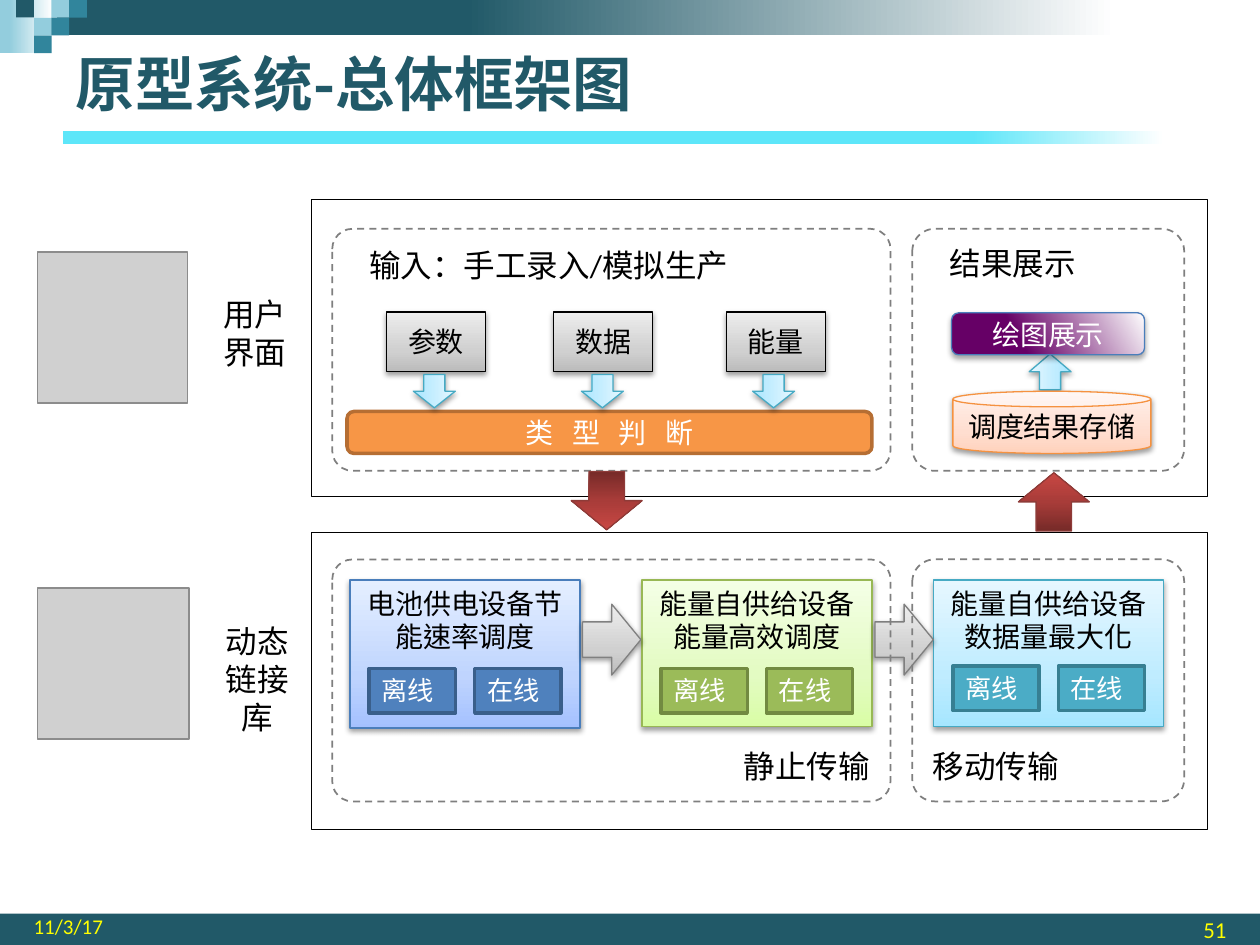
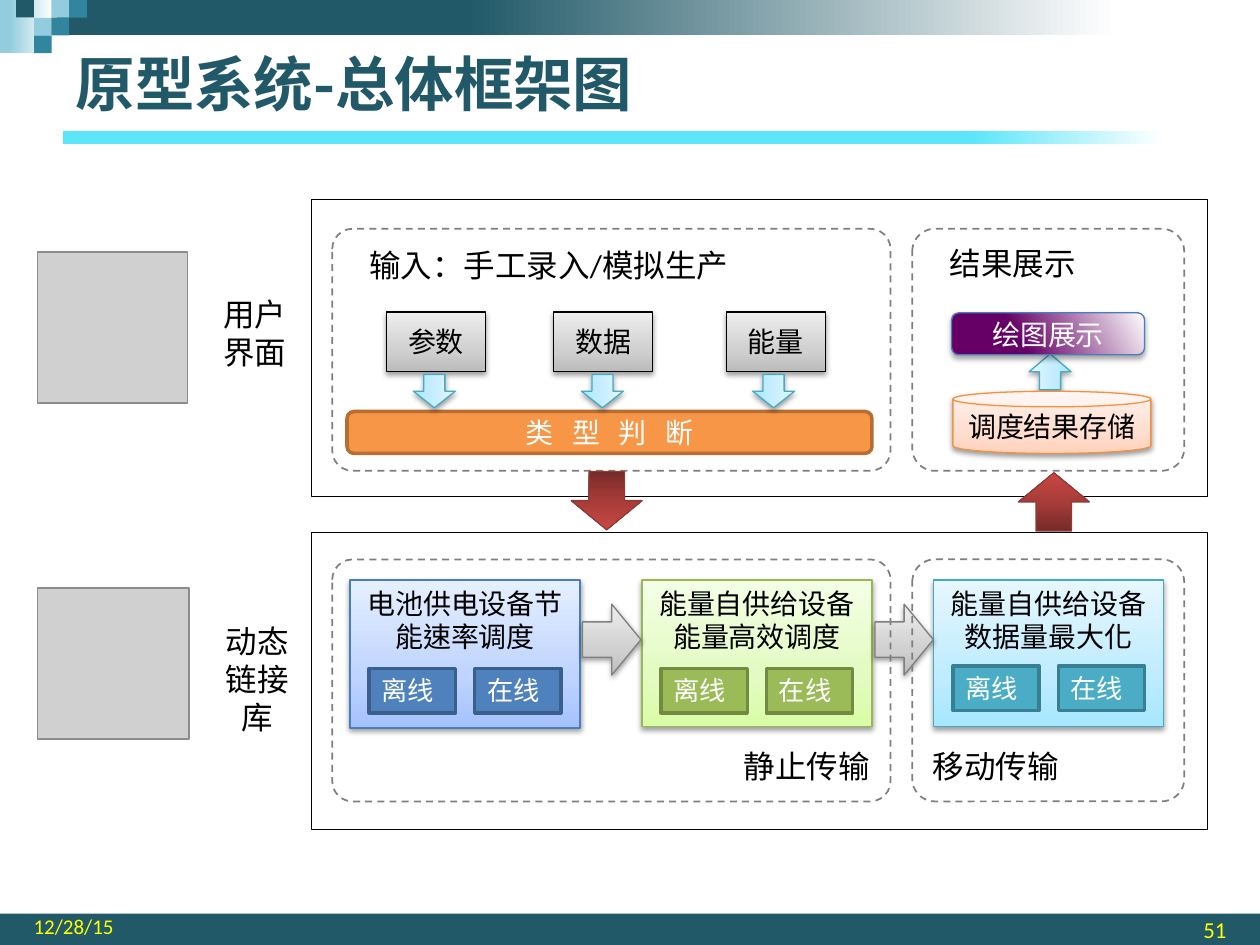
Before and after one commit to SEU-NetSI/fengshan.seu-netsi.net, a slide deck: slide 51 of papers/Dissertation_Slides_2015_FengShan.pptx. Drawn at 1260x945 pixels with LibreOffice and Linux fonts; fonts in the diff are those of the drawing; grey boxes stand for pictures; background and template pictures are left out. Boxes give left, top, right and bottom in pixels: in the first picture for what was removed or moved away, otherwise in the second. Text is boxed around its words. In the diff, an @@ line names an element or a change of style, - is before the commit and + after.

```diff
--- a/papers/Dissertation_Slides_2015_FengShan.pptx
+++ b/papers/Dissertation_Slides_2015_FengShan.pptx
@@ text at <box>34,919,114,935</box>: text changed @@
-11/3/17
+12/28/15
```
Also in this commit, not shown: 59 other slides changed, 1 other file.
